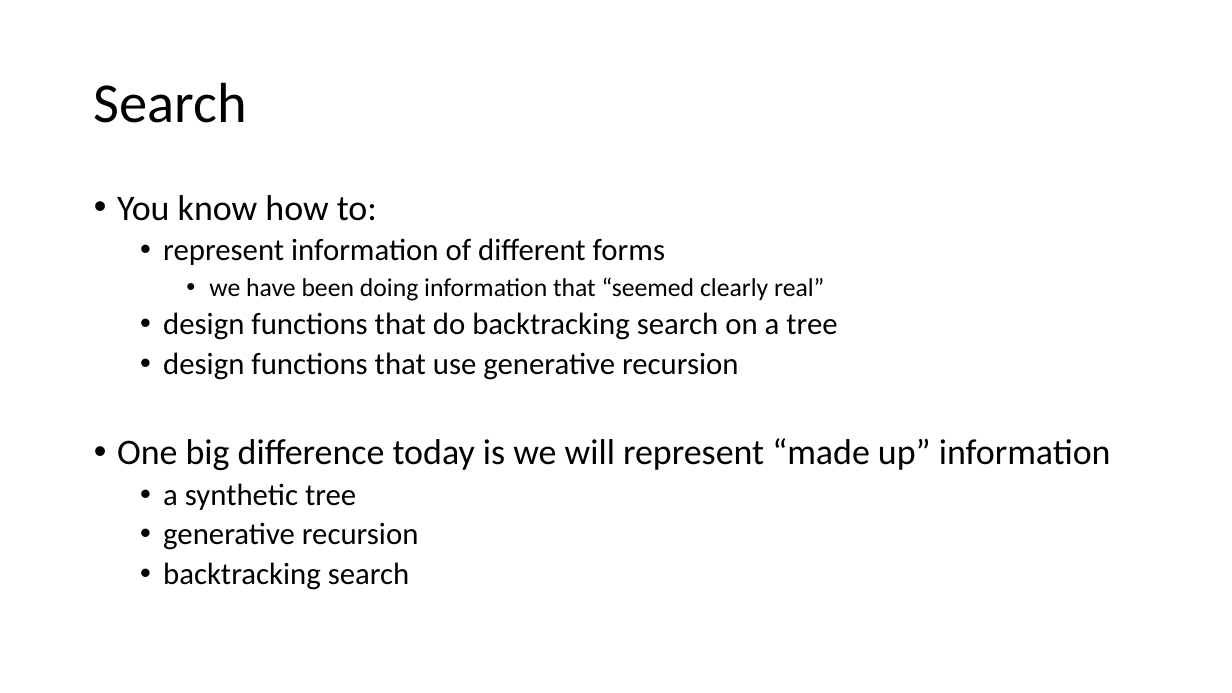
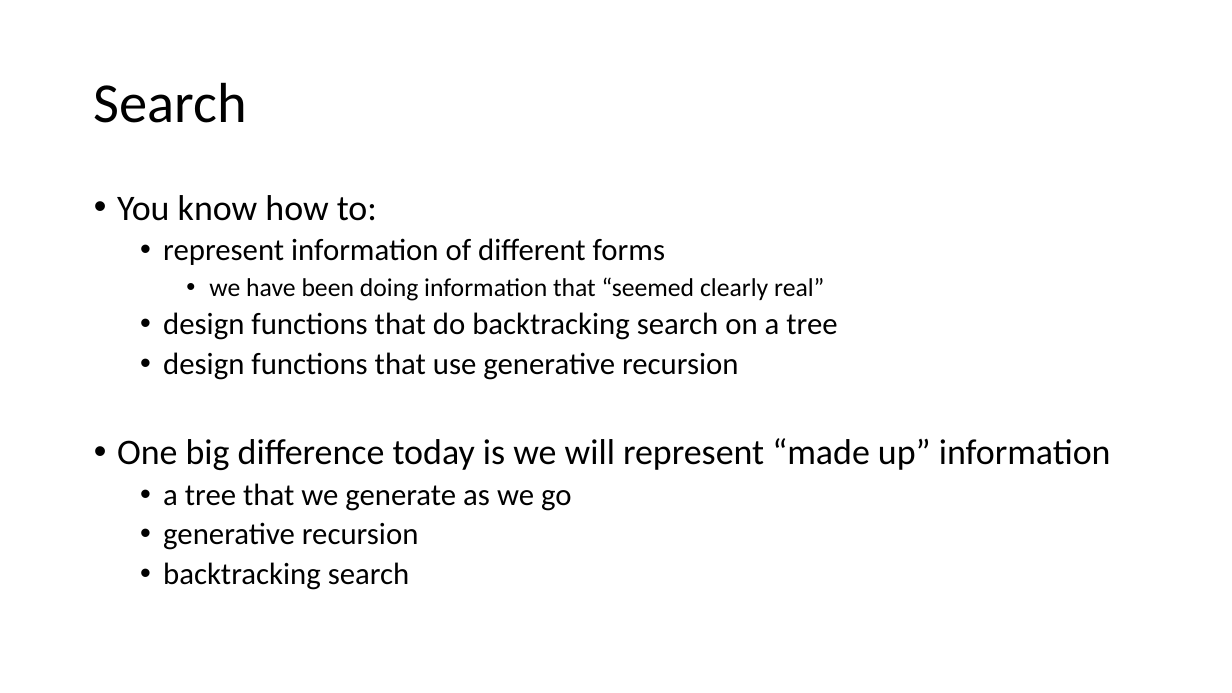
Before and after one commit to GregorKiczales/spd-materials, a slide deck: slide 2 of instructor/l16/l16-pad.pptx. Drawn at 1232x693 pixels with LibreOffice and Linux fonts; fonts in the diff are those of the drawing. Boxes give left, top, right and bottom in pixels: in the first picture for what was removed or moved away, otherwise in the second. Text is boxed around its words. In the diff, an @@ line names an element or a change of style, - is before the commit and + after.

```diff
--- a/instructor/l16/l16-pad.pptx
+++ b/instructor/l16/l16-pad.pptx
@@ text at (x1=163, y1=483, x2=572, y2=511): text changed @@
-  • a synthetic tree
+  • a tree that we generate as we go
```
Also in this commit, not shown: 6 other slides changed, 2 slides added, 1 slide removed, 15 other files.
